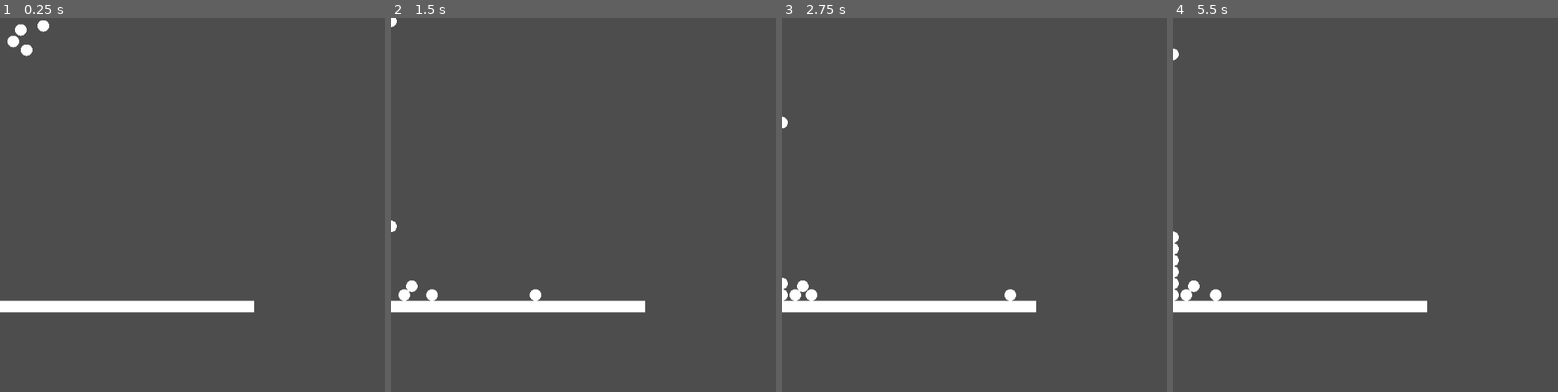
Above: before the commit, frames 1-4 (left to right).
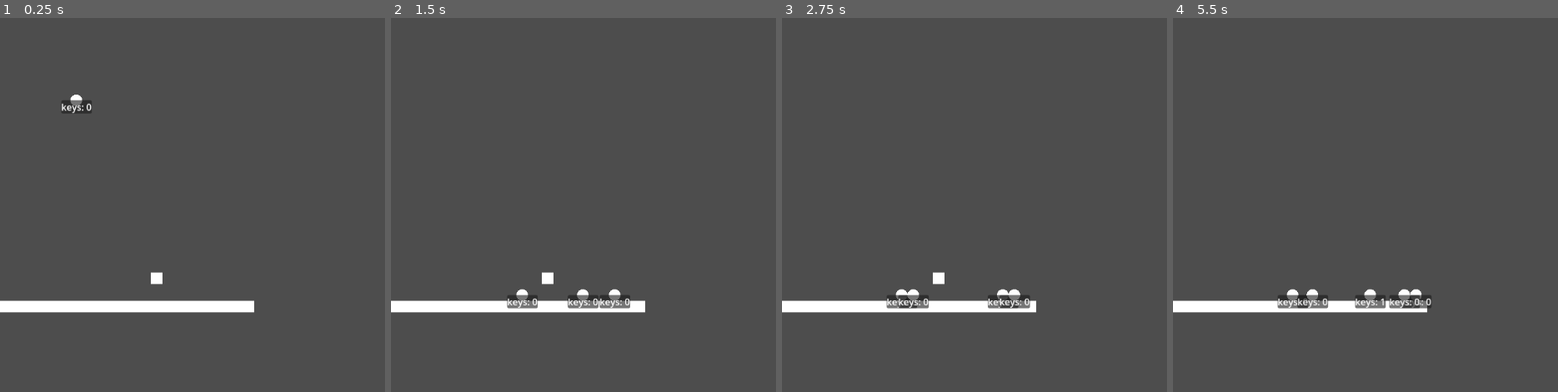
Above: after the commit, the same moments.

Repository: i1rs7/Toy-4-Game-Jam
Game: Godot game, scene res://game files/testing.tscn
Two runs of this game, one before a commit and one after it. Both use one fixed random seed, a clock stepped at 60 frames per second and the inputs below.
Inputs (mouse positions are in pixels of both pictures, inside the frame that each line leads up to):
- Up to frame 1 (0.25 s): no input
- Up to frame 2 (1.5 s): tap Enter (ui_accept) at 0.5, 0.77 s; move the mouse to (outside the picture) at 0.52 s; hold Right (ui_right) from 0.53 s (still down); tap C (spawn) at 0.6, 1.35 s; move the mouse to (591, 223) at 1.27 s
- Up to frame 3 (2.75 s): tap Enter (ui_accept) at 1.52, 2 s; move the mouse to (outside the picture) at 2.02 s; release Right (ui_right) at 2.03 s; hold Left (ui_left) from 2.03 s (still down); tap C (spawn) at 2.1 s
- Up to frame 4 (5.5 s): tap Enter (ui_accept) at 2.75, 3.02, 3.77, 4.52, 5 s; move the mouse to (1473, 279) at 2.77 s; release Left (ui_left) at 2.78 s; hold Right (ui_right) 2.78-4.28 s; tap C (spawn) every 0.75 s from 2.85 to 5.1 s; move the mouse to (outside the picture) at 3.52 s; move the mouse to (1307, 148) at 4.27 s; hold Left (ui_left) 4.28-5.03 s; move the mouse to (1538, 205) at 5.02 s; hold Right (ui_right) from 5.03 s (still down)

The runs differ from the first frame. In frame 1, 0.7% of the frame differs, in the area x 1-43%, y 0-72%; in frame 2, 1.4%; in frame 3, 1.3%; in frame 4, 1.8%, in the area x 0-68%, y 8-78%.

Commit message:
finished duplication and added key
added key folder with associated scene
added an attributes dictionary to player script and copy it when splitting
set new branch to be directly to the right of old one
also added label with backpanel to player to see the attributes, with a update text function to go along with it

Diff:
--- /dev/null
+++ b/game files/game elements/key/key.tscn
@@ -0,0 +1,14 @@
+[gd_scene load_steps=3 format=3 uid="uid://c5scq3q0uf8d7"]
+
+[sub_resource type="QuadMesh" id="QuadMesh_uxw55"]
+size = Vector2(20, 20)
+
+[sub_resource type="RectangleShape2D" id="RectangleShape2D_p8yae"]
+
+[node name="Key" type="StaticBody2D"]
+
+[node name="MeshInstance2D" type="MeshInstance2D" parent="."]
+mesh = SubResource("QuadMesh_uxw55")
+
+[node name="CollisionShape2D" type="CollisionShape2D" parent="."]
+shape = SubResource("RectangleShape2D_p8yae")
--- a/game files/game elements/player/player.gd
+++ b/game files/game elements/player/player.gd
@@ -3,7 +3,10 @@
 
 const SPEED = 300.0
 const JUMP_VELOCITY = -400.0
-
+@onready var text = $PanelContainer/Label
+var attributes = {
+	"keys": 0
+}
 
 func _on_ready() -> void:
 	set_meta("selected", false)
@@ -11,6 +14,8 @@
 
 func _physics_process(delta: float) -> void:
 	move(delta)
+	handle_collisions()
+	update_text()
 
 
 func move(delta: float) -> void:
@@ -20,3 +25,19 @@
 		if Input.is_action_just_pressed("ui_up") and is_on_floor(): velocity.y = JUMP_VELOCITY # Handle jump.
 		if Input.get_axis("ui_left","ui_right"): velocity.x = Input.get_axis("ui_left","ui_right") * SPEED # move based on left and right
 	move_and_slide() # Move by velocity.
+
+
+func handle_collisions():
+	for index in get_slide_collision_count(): # for every collision:
+		var collider = get_slide_collision(index).get_collider() # get the object collided with
+		if collider.name == "Key": # if its a key,
+			collider.queue_free() # destroy the key
+			attributes["keys"] += 1 # add a key to data
+
+
+func update_text():
+	var new_text = "" # create placeholder string to change instead of changing label text
+	for attribute in attributes:
+		new_text += attribute + ": " + str(attributes[attribute]) + "\n" # add the attribute name and value
+	new_text.strip_edges() # remove leading and trailing whitespace
+	text.text = new_text # set label text to placeholder text
--- a/game files/game elements/player/player.tscn
+++ b/game files/game elements/player/player.tscn
@@ -17,4 +17,18 @@
 [node name="CollisionShape2D" type="CollisionShape2D" parent="."]
 shape = SubResource("CircleShape2D_rveel")
 
+[node name="PanelContainer" type="PanelContainer" parent="."]
+anchors_preset = 5
+anchor_left = 0.5
+anchor_right = 0.5
+offset_right = 1.0
+offset_bottom = 23.0
+grow_horizontal = 2
+size_flags_horizontal = 6
+size_flags_vertical = 6
+
+[node name="Label" type="Label" parent="PanelContainer"]
+layout_mode = 2
+size_flags_horizontal = 4
+
 [connection signal="ready" from="." to="." method="_on_ready"]
--- a/game files/game elements/player/player_manager.gd
+++ b/game files/game elements/player/player_manager.gd
@@ -16,12 +16,14 @@
 
 func add_branch():
 	var branch = player_scene.instantiate() # create instance
-	# move new player to desired position ******************************************
+	branch.attributes = players[selected_index].attributes.duplicate() # copy attributes over
+	branch.position = players[selected_index].position + Vector2(20,0) # move new player to desired position
 	players.append(branch) # add player ID
+	# note that we must add child before setting meta, I think because the meta is on the node, and not the object or something.
+	add_child(branch) # add new player to children
 	players[selected_index].set_meta("selected", false) # deselect current player
 	selected_index = players.size() - 1 # update selected index to be new player
 	players[selected_index].set_meta("selected", true) # select new player
-	add_child(branch) # add new player to children
 
 func cycle_selection():
 	players[selected_index].set_meta("selected", false) # deselect current player
--- a/game files/game elements/player/player_manager.tscn
+++ b/game files/game elements/player/player_manager.tscn
@@ -7,13 +7,3 @@
 script = ExtResource("1_on8y1")
 
 [node name="player" parent="." instance=ExtResource("2_uwlus")]
-position = Vector2(75, -15)
-
-[node name="player2" parent="." instance=ExtResource("2_uwlus")]
-position = Vector2(46, 27)
-
-[node name="player3" parent="." instance=ExtResource("2_uwlus")]
-position = Vector2(36, -8)
-
-[node name="player4" parent="." instance=ExtResource("2_uwlus")]
-position = Vector2(23, 12)
--- a/game files/testing.tscn
+++ b/game files/testing.tscn
@@ -1,6 +1,7 @@
-[gd_scene load_steps=4 format=3 uid="uid://bposn1y40o5ue"]
+[gd_scene load_steps=5 format=3 uid="uid://bposn1y40o5ue"]
 
 [ext_resource type="PackedScene" uid="uid://c8g2jmftvtxij" path="res://game files/game elements/player/player_manager.tscn" id="1_u3pjc"]
+[ext_resource type="PackedScene" uid="uid://c5scq3q0uf8d7" path="res://game files/game elements/key/key.tscn" id="2_px5k3"]
 
 [sub_resource type="RectangleShape2D" id="RectangleShape2D_utp5k"]
 
@@ -19,4 +20,8 @@
 [node name="MeshInstance2D" type="MeshInstance2D" parent="StaticBody2D"]
 mesh = SubResource("BoxMesh_643ja")
 
+[node name="Key" parent="." instance=ExtResource("2_px5k3")]
+position = Vector2(271, 451)
+
 [node name="Player Manager" parent="." instance=ExtResource("1_u3pjc")]
+position = Vector2(132, 114)
